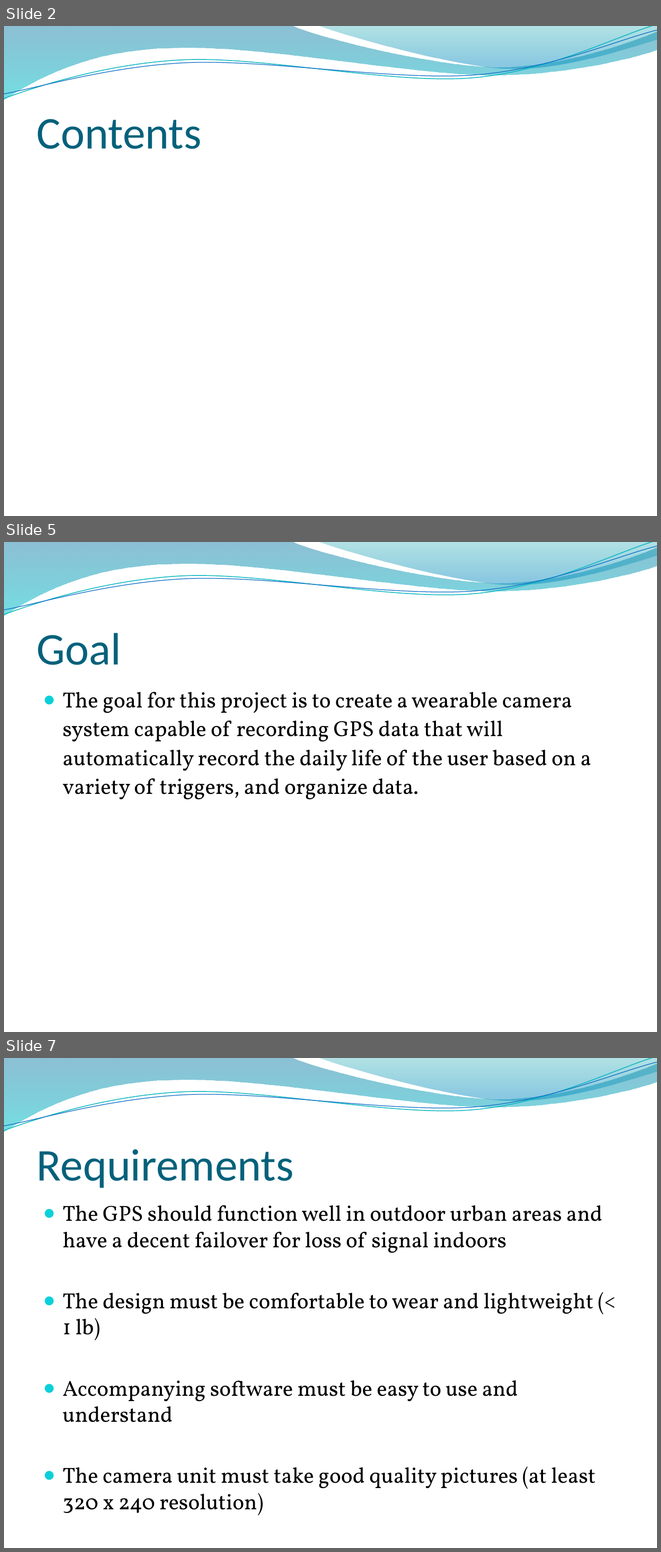
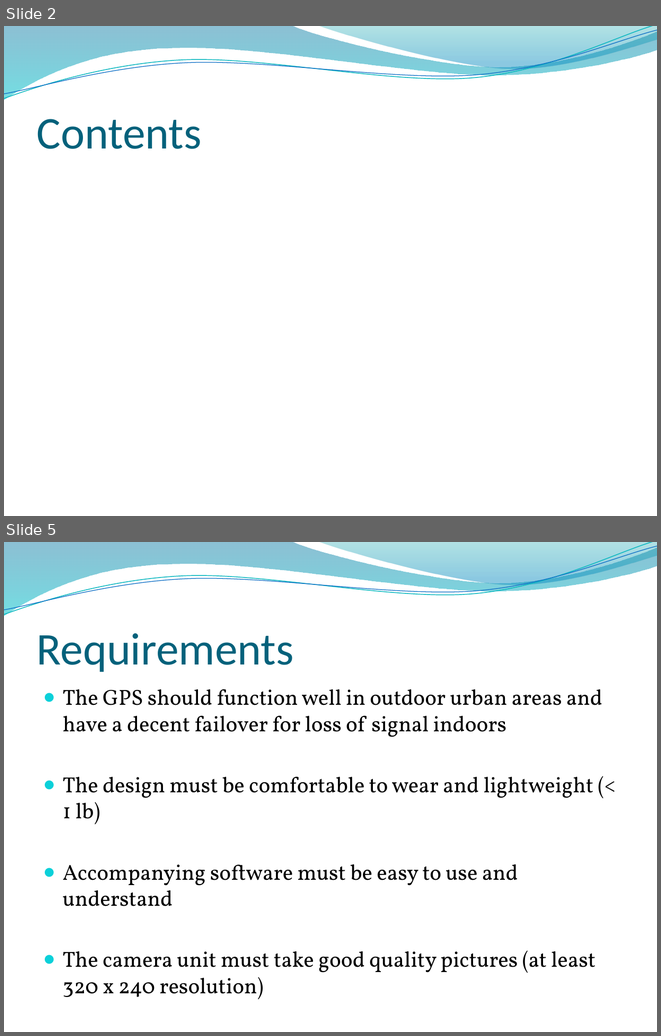
Before and after one commit to tasbal/cpsc483, a slide deck: MISC/Final Presentation.pptx. Shown one above the other, each under a label of ours: slides 2, 5 and 7 before the commit, slides 2 and 5 after it; the slides between them are not shown. The pictures are 661x1552 and 661x1036 pixels, drawn with LibreOffice and Linux fonts; fonts in the diff are those of the drawing; background and template pictures are left out. Boxes give left, top, right and bottom in pixels: in the first picture for what was removed or moved away, otherwise in the second. Text is boxed around its words. In the diff, an @@ line names an element or a change of style, - is before the commit and + after.

```diff
--- a/MISC/Final Presentation.pptx
+++ b/MISC/Final Presentation.pptx
@@ slide 5 removed at (x1=4, y1=542, x2=657, y2=1032), background picture (left out); not listed: 4 template elements that a slide beside it also shows @@
@@ title removed at (x1=37, y1=633, x2=122, y2=665) @@
-Goal
@@ text removed at (x1=63, y1=691, x2=591, y2=800) @@
-● The goal for this project is to create a wearable camera system capable of recording GPS data that will automatically record the daily life of the user based on a variety of triggers, and organize data.
@@ what was slide 7 is now slide 5 @@
```
Also in this commit, not shown: 8 slides changed, 2 slides added, 5 other slides removed, 1 other file.
